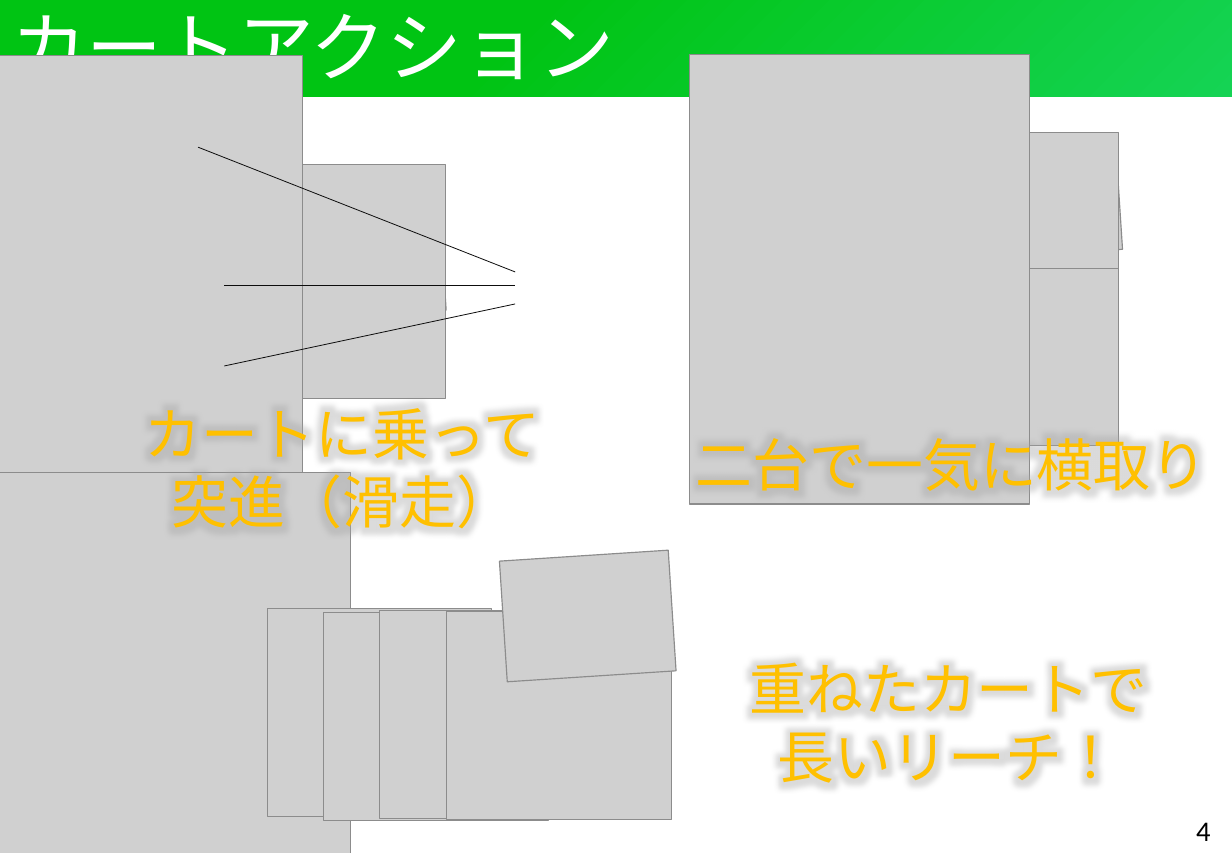
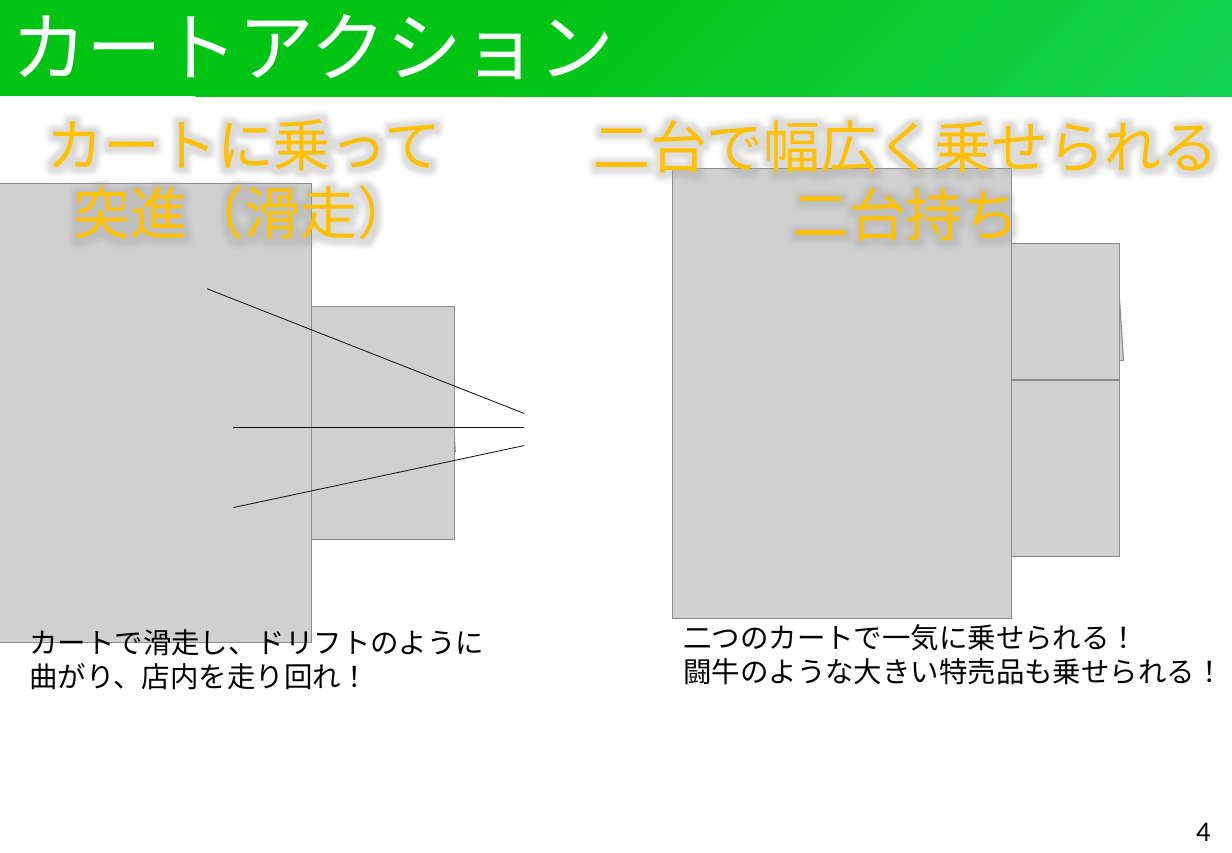
Before and after one commit to H29LatterPeriodTeam07/team07, a slide deck: slide 5 of 後期企画書/提出用企画書.pptx. Drawn at 1232x853 pixels with LibreOffice and Linux fonts; fonts in the diff are those of the drawing; grey boxes stand for pictures. Boxes give left, top, right and bottom in pixels: in the first picture for what was removed or moved away, otherwise in the second. Text is boxed around its words. In the diff, an @@ line names an element or a change of style, - is before the commit and + after.

```diff
--- a/後期企画書/提出用企画書.pptx
+++ b/後期企画書/提出用企画書.pptx
@@ text "カートに乗って突進（滑走）" rewrapped from [145,397,540,537] to [47,119,442,249] @@
@@ text at [593,120,1218,251]: text changed @@
-二台で一気に横取り
+二台で幅広く乗せられる
+二台持ち
@@ picture: place and size @@
-picture at [689,55,1030,505]
+picture at [672,168,1012,619]
@@ picture: place and size @@
-picture at [0,55,301,513]
+picture at [0,184,311,643]
@@ 3 pictures: place and size @@
-3 pictures at [921,133,1123,445]
+3 pictures at [923,243,1124,556]
@@ 3 lines, 2 pictures: place and size @@
-3 lines, 2 pictures at [192,147,515,398]
+3 lines, 2 pictures at [201,289,524,539]
@@ picture removed at [0,473,350,853] @@
@@ picture removed at [500,551,677,682] @@
@@ text added at [29,624,484,690], 18 pt, text #000000 @@
+カートで滑走し、ドリフトのように曲がり、店内を走り回れ！
@@ picture removed at [267,609,491,817] @@
@@ picture removed at [323,613,547,821] @@
@@ picture removed at [380,611,604,819] @@
@@ picture removed at [447,612,671,820] @@
@@ text added at [683,624,1223,685], 18 pt, text #000000 @@
+二つのカートで一気に乗せられる！
+闘牛のような大きい特売品も乗せられる！
@@ text removed at [749,662,1147,783] @@
-重ねたカートで
-長いリーチ！
```
Also in this commit, not shown: 3 other slides changed, 1 other file.
